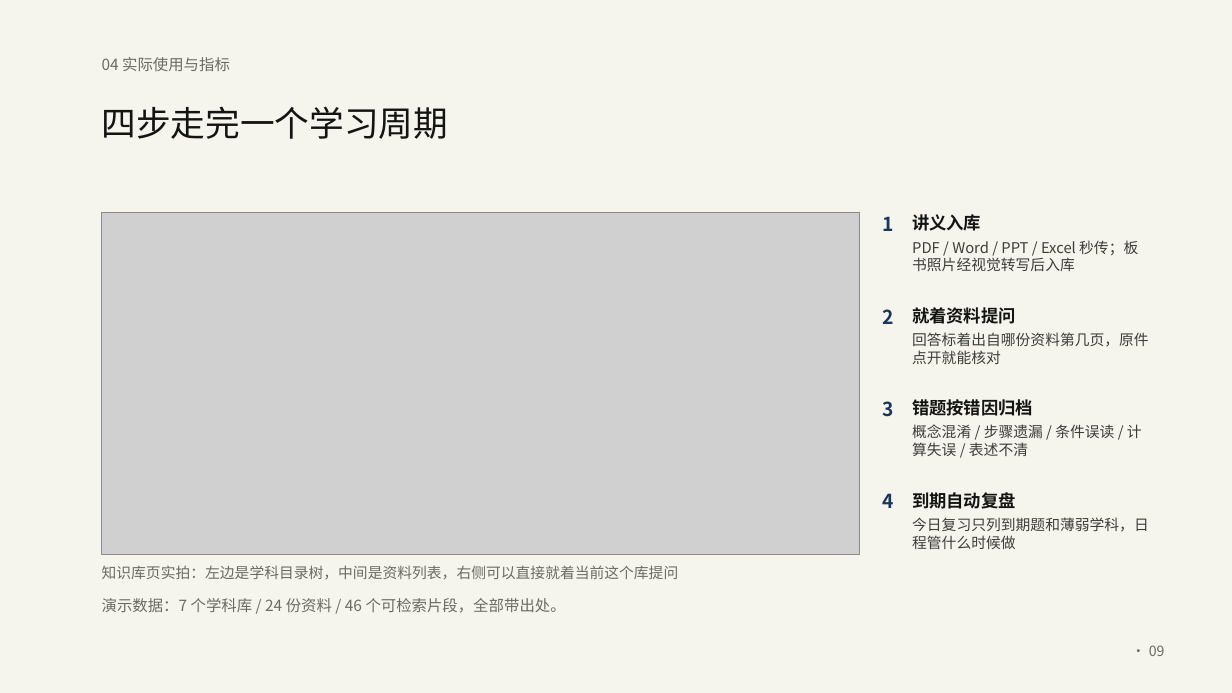
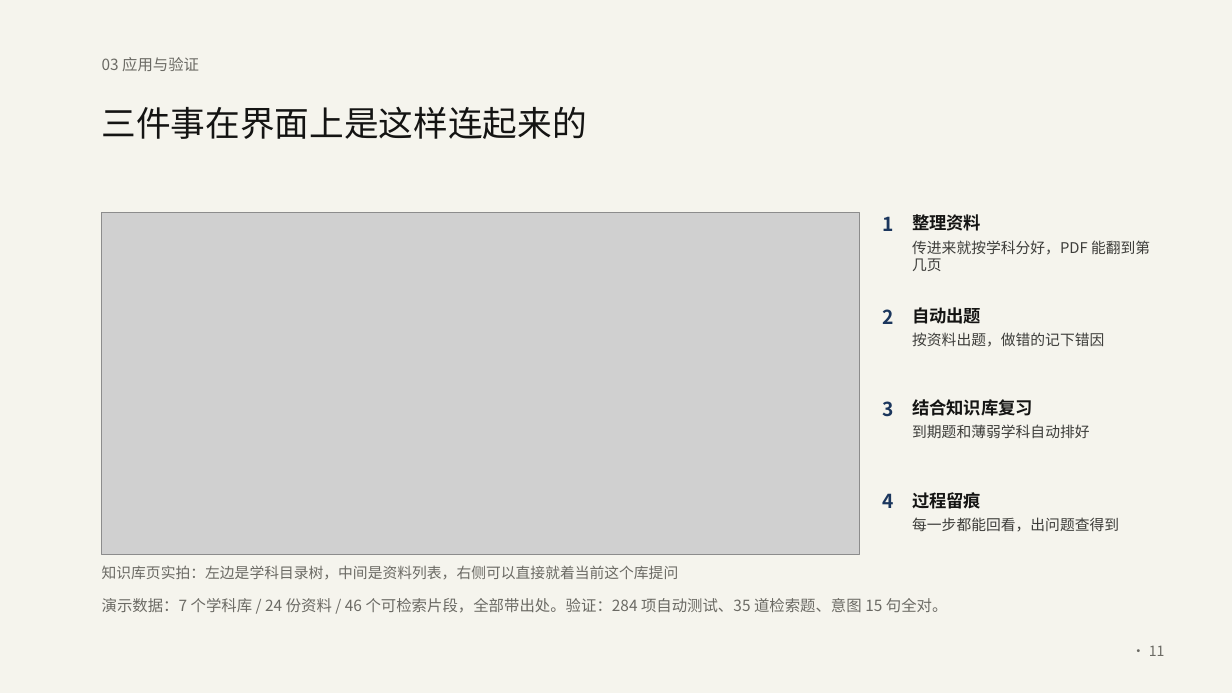
Before and after one commit to Baicaicn23/StudyGraph, a slide deck: slide 11 of docs/作品集/参赛/知迹答辩/知迹答辩.pptx (slide 9 before the commit). Drawn at 1232x693 pixels with LibreOffice and Linux fonts; fonts in the diff are those of the drawing; grey boxes stand for pictures. Boxes give left, top, right and bottom in pixels: in the first picture for what was removed or moved away, otherwise in the second. Text is boxed around its words. In the diff, an @@ line names an element or a change of style, - is before the commit and + after.

Commit message:
feat(参赛): PPT 重排为 13 页——背景与技术严格分开，技术项一项一页
用户要求背景与技术不混。核对后发现三个技术在原 PPT 上完全缺失（代码里都有）：
工具调用（9 个工具）、MCP、联网搜索 —— 全部补上。

- 13 页四段：背景 2 页（三件事 / 一周里发生的事）→ 技术 6 页（回合编排 / 工具调用 /
  工具权限 / 检索 / MCP / 联网搜索，一项一页）→ 应用与验证 1 页 → 边界与收束 2 页
- 背景段只讲用户视角：做什么、典型一周怎么用
- 技术段每页给「是什么 / 我们怎么做的 / 换来什么或代价」，脚注一句话收口
- 01-作品说明：文首标明「背景（一二四）/ 技术（三五六）」两段，技术亮点补工具调用与联网搜索
- 页名 13 条同步，13/13 落盘，validate 无错

```diff
--- a/docs/作品集/参赛/知迹答辩/知迹答辩.pptx
+++ b/docs/作品集/参赛/知迹答辩/知迹答辩.pptx
@@ text at (102, 57, 199, 71): text changed @@
-04 实际使用与指标
+03 应用与验证
@@ text at (102, 107, 587, 139): text changed @@
-四步走完一个学习周期
+三件事在界面上是这样连起来的
@@ text at (912, 214, 981, 231): text changed @@
-讲义入库
+整理资料
@@ text at (912, 240, 1150, 271): text changed @@
-PDF / Word / PPT / Excel 秒传；板书照片经视觉转写后入库
+传进来就按学科分好，PDF 能翻到第几页
@@ text at (912, 307, 981, 324): text changed @@
-就着资料提问
+自动出题
@@ text at (912, 332, 1104, 347): text changed @@
-回答标着出自哪份资料第几页，原件点开就能核对
+按资料出题，做错的记下错因
@@ text at (912, 399, 1033, 416): text changed @@
-错题按错因归档
+结合知识库复习
@@ text at (912, 424, 1089, 438): text changed @@
-概念混淆 / 步骤遗漏 / 条件误读 / 计算失误 / 表述不清
+到期题和薄弱学科自动排好
@@ text at (912, 492, 981, 509): text changed @@
-到期自动复盘
+过程留痕
@@ text at (912, 517, 1119, 532): text changed @@
-今日复习只列到期题和薄弱学科，日程管什么时候做
+每一步都能回看，出问题查得到
@@ text at (102, 598, 948, 613): text changed @@
-演示数据：7 个学科库 / 24 份资料 / 46 个可检索片段，全部带出处。
+演示数据：7 个学科库 / 24 份资料 / 46 个可检索片段，全部带出处。验证：284 项自动测试、35 道检索题、意图 15 句全对。
@@ text at (1149, 645, 1165, 656): text changed @@
-· 09
+· 11
```
Also in this commit, not shown: 8 other slides changed, 4 slides added, 2 slides removed, 3 other files.
